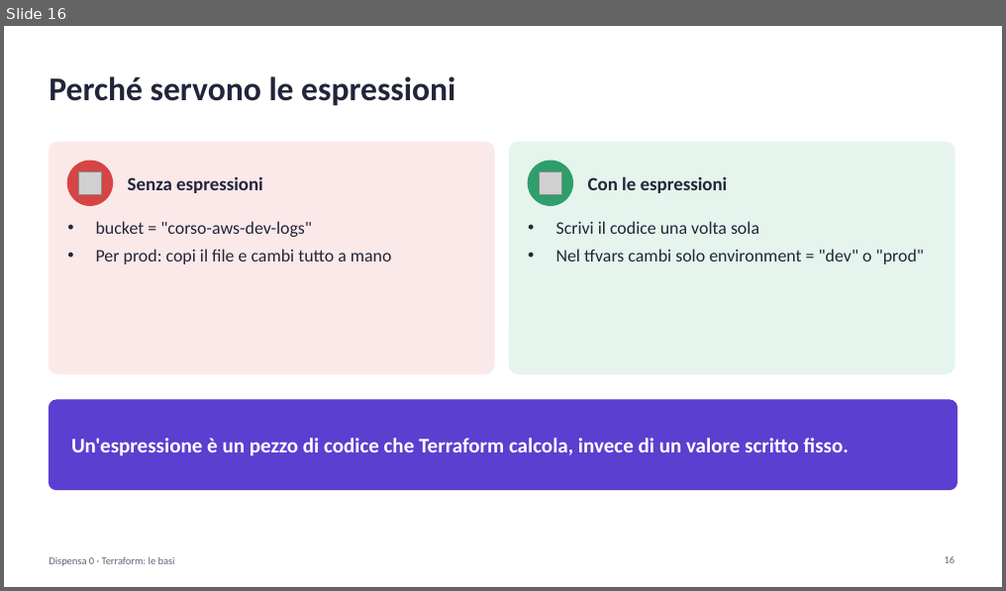
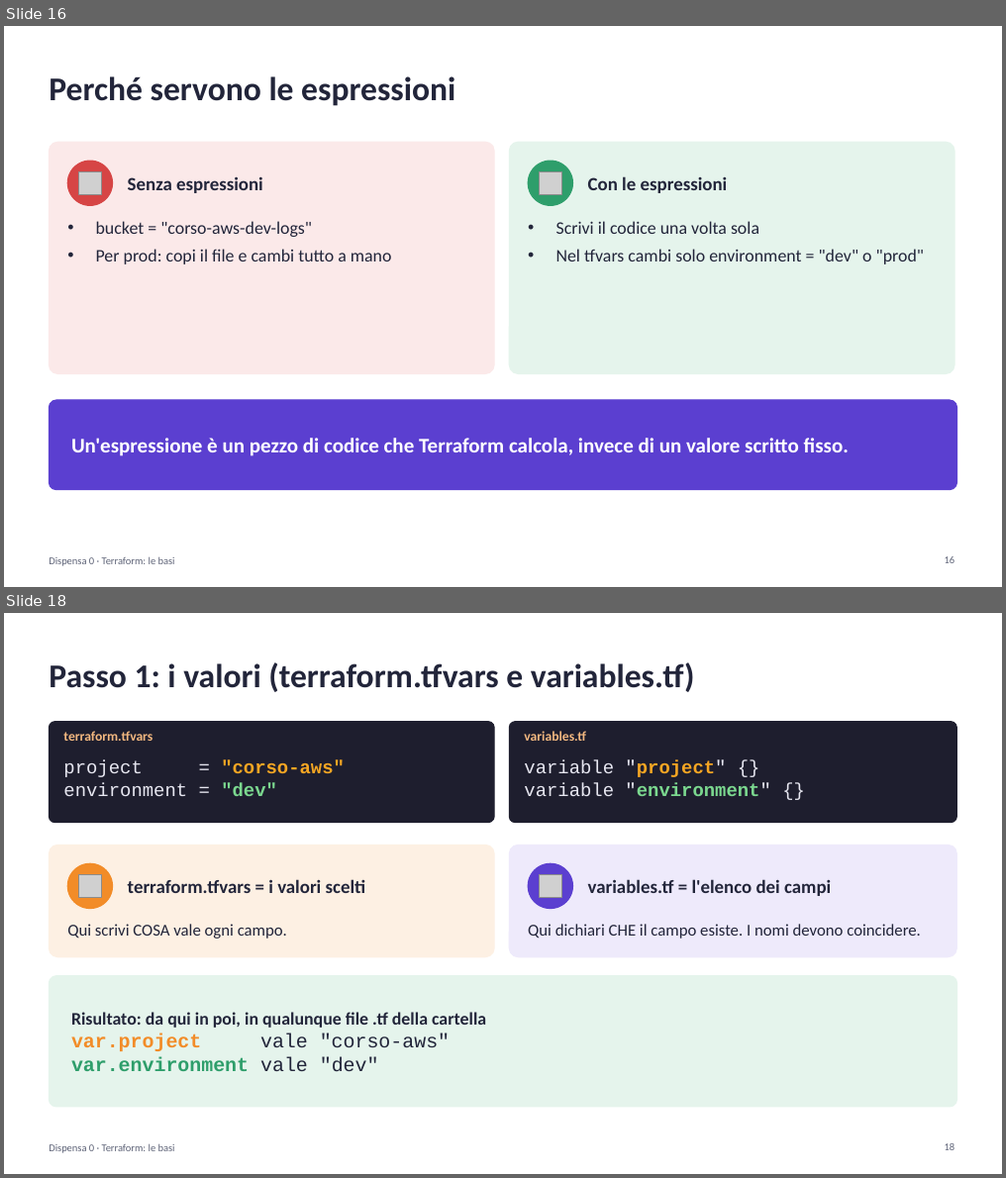
Before and after one commit to cereZ23/aws, a slide deck: slide/slide-0-terraform.pptx. Shown one above the other, each under a label of ours: slide 16 before the commit, slides 16 and 18 after it; the slides between them are not shown. The pictures are 1006x591 and 1006x1178 pixels, drawn with LibreOffice and Linux fonts; fonts in the diff are those of the drawing; grey boxes stand for pictures. Boxes give left, top, right and bottom in pixels: in the first picture for what was removed or moved away, otherwise in the second. Text is boxed around its words. In the diff, an @@ line names an element or a change of style, - is before the commit and + after.

Commit message:
Lezione 0: come nasce il nome del bucket, file per file, con i colori (slide e dispensa)

```diff
--- a/slide/slide-0-terraform.pptx
+++ b/slide/slide-0-terraform.pptx
@@ slide 18 added at [4, 613, 1002, 1174], background #FFFFFF @@
@@ text added at [49, 663, 695, 692], 32 pt, text #22253A, bold @@
+Passo 1: i valori (terraform.tfvars e variables.tf)
@@ rounded rectangle added at [49, 722, 494, 823], fill #1E1E2E, outline #1E1E2E 1 pt @@
@@ text added at [63, 731, 152, 741], 13 pt, text #F2B880, bold @@
+terraform.tfvars
@@ rounded rectangle added at [509, 722, 957, 823], fill #1E1E2E, outline #1E1E2E 1 pt @@
@@ text added at [524, 731, 586, 741], 13 pt, text #F2B880, bold @@
+variables.tf
@@ text added at [63, 761, 345, 796], 18 pt, text #E6E6F0 @@
+project = "corso-aws"
+environment = "dev"
@@ text added at [524, 761, 770, 796], 18 pt, text #E6E6F0 @@
+variable "project" {}
+variable "environment" {}
@@ rounded rectangle added at [49, 845, 494, 958], fill #FDF0E3, outline #FDF0E3 1 pt @@
@@ rounded rectangle added at [509, 845, 957, 958], fill #EEEAFB, outline #EEEAFB 1 pt @@
@@ ellipse added at [67, 863, 113, 909], fill #F28C28, outline #F28C28 1 pt @@
@@ picture added at [79, 875, 101, 897] @@
@@ text added at [128, 879, 366, 893], 18 pt, text #22253A, bold @@
+terraform.tfvars = i valori scelti
@@ ellipse added at [528, 863, 573, 909], fill #5B3FD0, outline #5B3FD0 1 pt @@
@@ picture added at [540, 875, 561, 897] @@
@@ text added at [588, 879, 831, 896], 18 pt, text #22253A, bold @@
+variables.tf = l'elenco dei campi
@@ text added at [67, 924, 287, 939], 16 pt, text #22253A @@
+Qui scrivi COSA vale ogni campo.
@@ text added at [528, 924, 921, 939], 16 pt, text #22253A @@
+Qui dichiari CHE il campo esiste. I nomi devono coincidere.
@@ rounded rectangle added at [49, 976, 957, 1107], fill #E5F4EC, outline #E5F4EC 1 pt @@
@@ text added at [71, 1012, 486, 1072], 17 pt, text #22253A, bold @@
+Risultato: da qui in poi, in qualunque file .tf della cartella
+var.project vale "corso-aws"
+var.environment vale "dev"
@@ text added at [49, 1145, 175, 1154], 10 pt, text #5F6478 @@
+Dispensa 0 · Terraform: le basi
@@ page number added at [944, 1144, 955, 1151], 10 pt, text #5F6478 @@
+18
```
Also in this commit, not shown: 1 slide changed, 3 other slides added, 2 slides removed, 1 other file.
